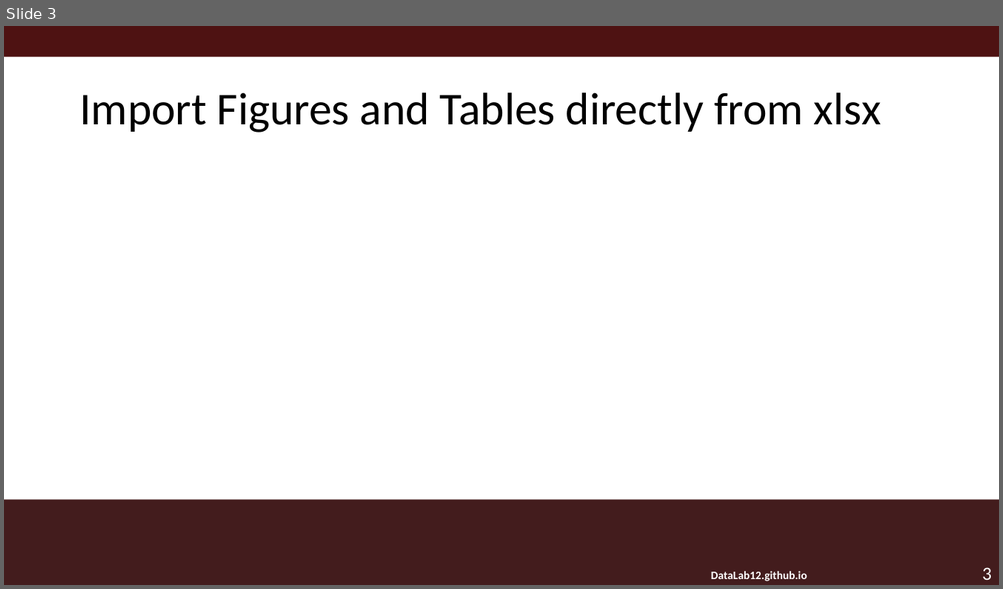
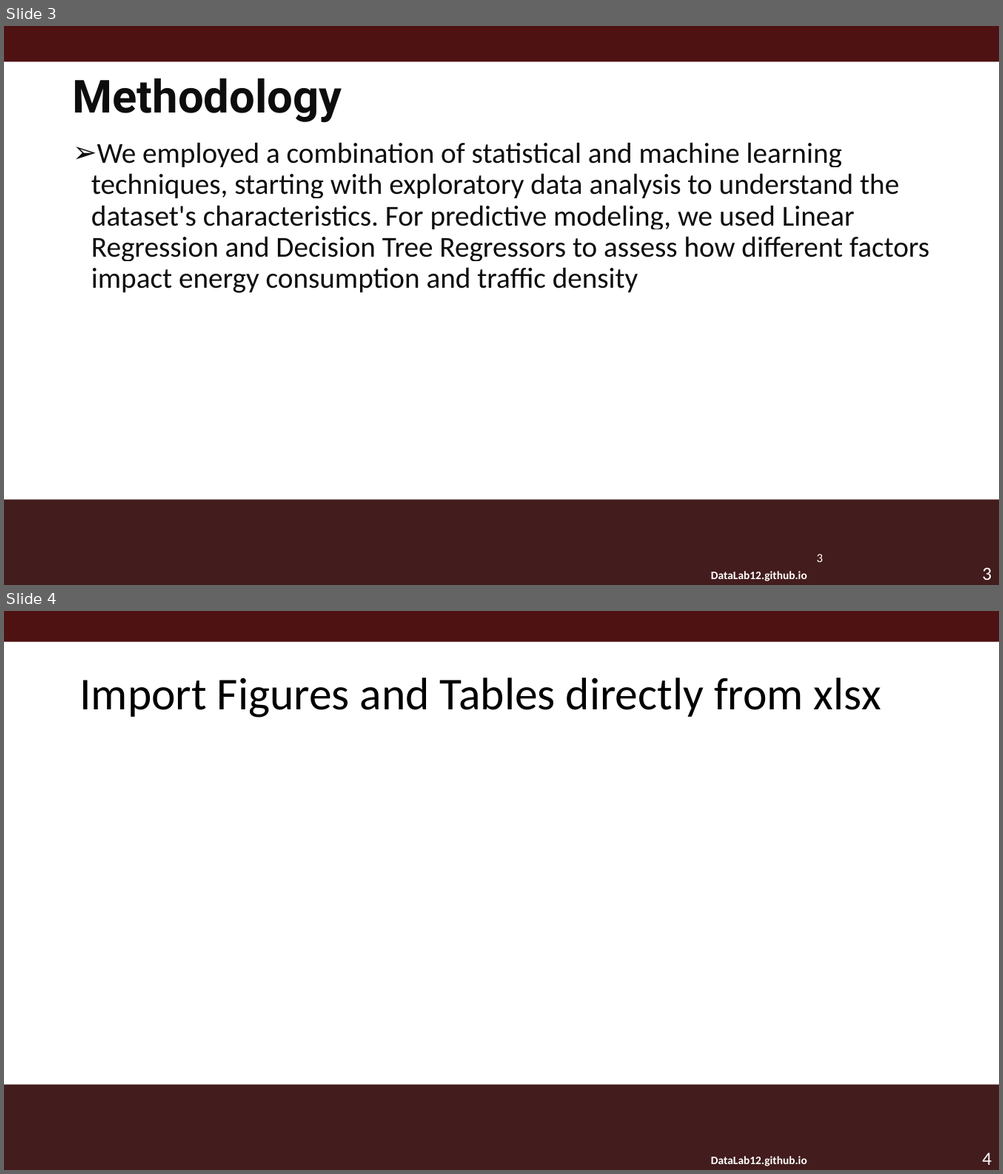
Before and after one commit to zoe-becker/ML-Traffic-Analysis, a slide deck: DataLabMacro.pptm. Shown one above the other, each under a label of ours: slide 3 before the commit, slides 3 and 4 after it. The pictures are 1003x589 and 1003x1174 pixels, drawn with LibreOffice and Linux fonts; fonts in the diff are those of the drawing; background and template pictures are left out. Boxes give left, top, right and bottom in pixels: in the first picture for what was removed or moved away, otherwise in the second. Text is boxed around its words. In the diff, an @@ line names an element or a change of style, - is before the commit and + after.

```diff
--- a/DataLabMacro.pptm
+++ b/DataLabMacro.pptm
@@ slide 3 added at box(4, 26, 999, 585), background #FFFFFF; not listed: 3 template elements that a slide beside it also shows @@
@@ rectangle added at box(4, 26, 999, 62), fill #4E1212 @@
@@ title added at box(73, 78, 342, 122), 44 pt, text #0D0D0D, bold @@
+Methodology
@@ text added at box(91, 142, 929, 293), 28 pt, text #0D0D0D @@
+➢ We employed a combination of statistical and machine learning techniques, starting with exploratory data analysis to understand the dataset's characteristics. For predictive modeling, we used Linear Regression and Decision Tree Regressors to assess how different factors impact energy consumption and traffic density
@@ page number added at box(817, 554, 822, 562), 12 pt, text #FFFFFF @@
+3
@@ what was slide 3 is now slide 4 @@
@@ page number at box(982, 1153, 991, 1165): text changed @@
-3
+4
```
Also in this commit, not shown: 3 slides changed, 4 other slides added.
